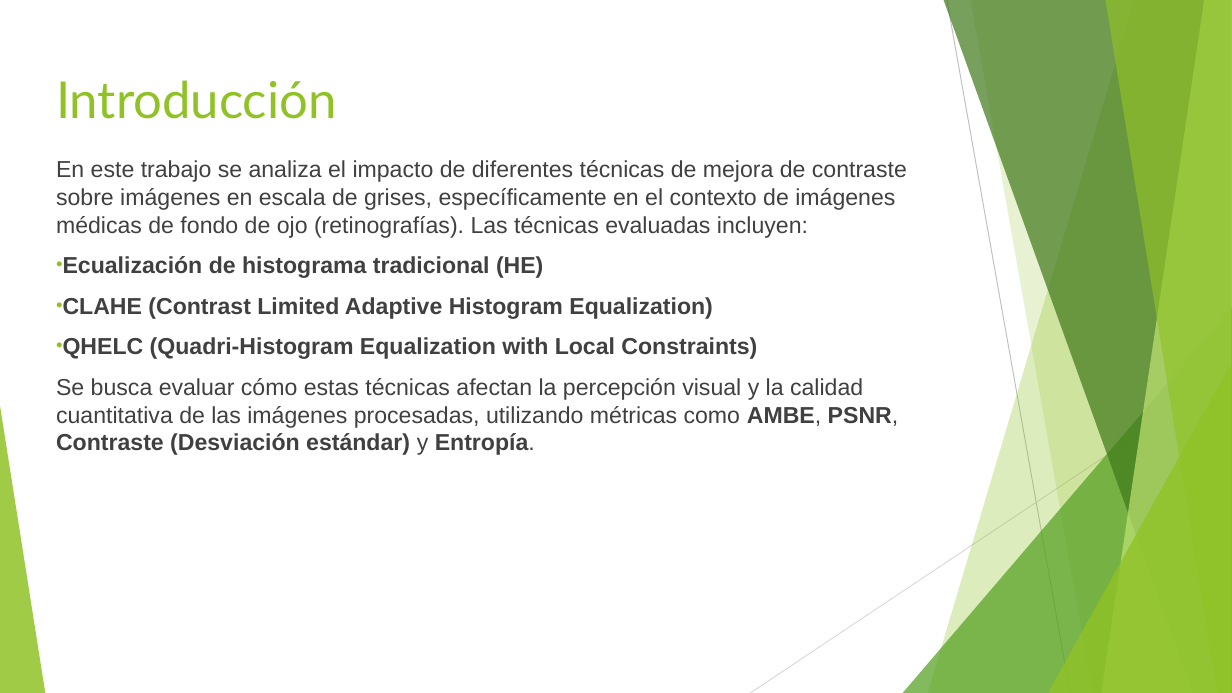
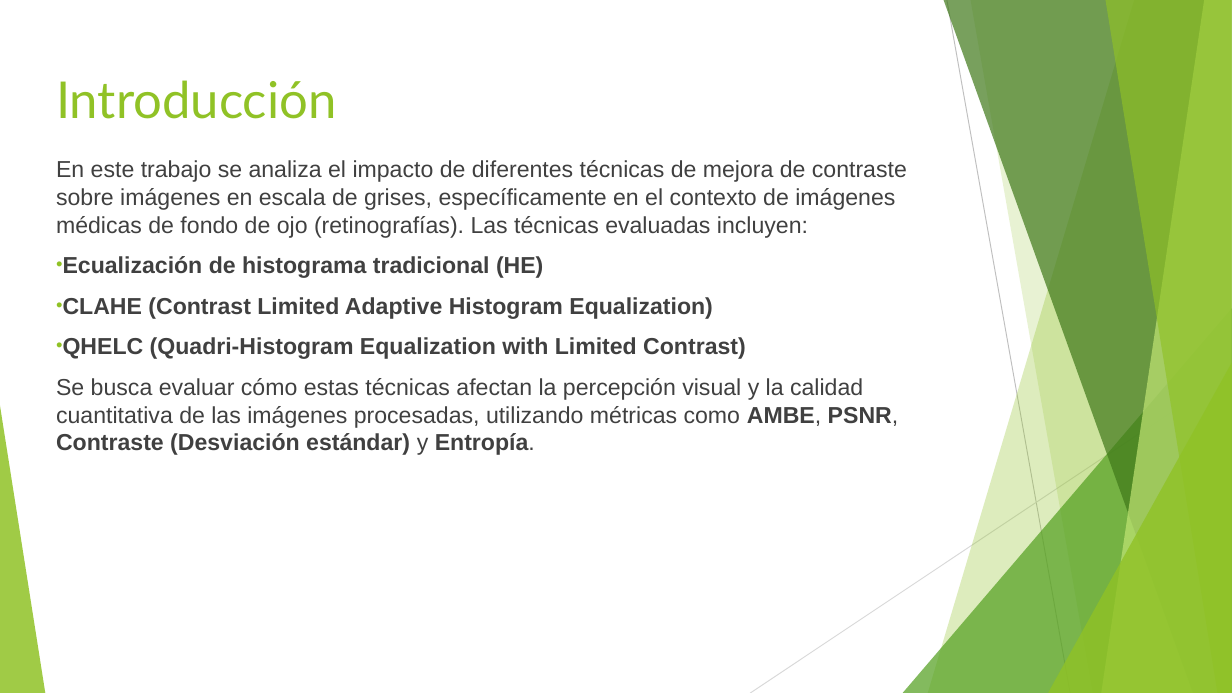
Before and after one commit to Gaussdrigo/pdi2025, a slide deck: slide 2 of Presentacion.pptx. Drawn at 1232x693 pixels with LibreOffice and Linux fonts; fonts in the diff are those of the drawing. Boxes give left, top, right and bottom in pixels: in the first picture for what was removed or moved away, otherwise in the second. Text is boxed around its words. In the diff, an @@ line names an element or a change of style, - is before the commit and + after.

```diff
--- a/Presentacion.pptx
+++ b/Presentacion.pptx
@@ text at box(63, 337, 746, 359): text changed @@
-• QHELC (Quadri-Histogram Equalization with Local Constraints)
+• QHELC (Quadri-Histogram Equalization with Limited Contrast)
```
Also in this commit, not shown: 2 other slides changed, 6 slides added, 8 slides removed.
